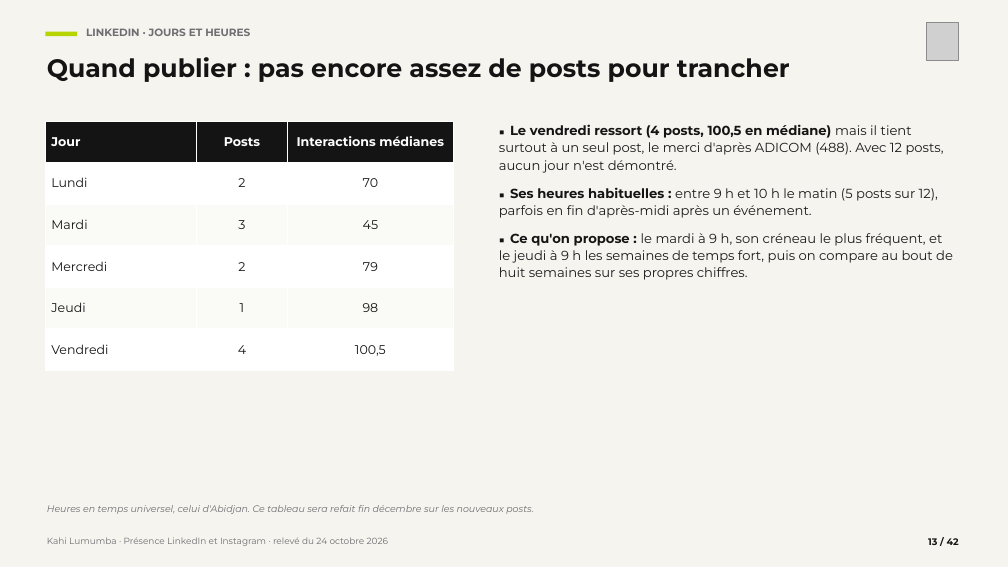
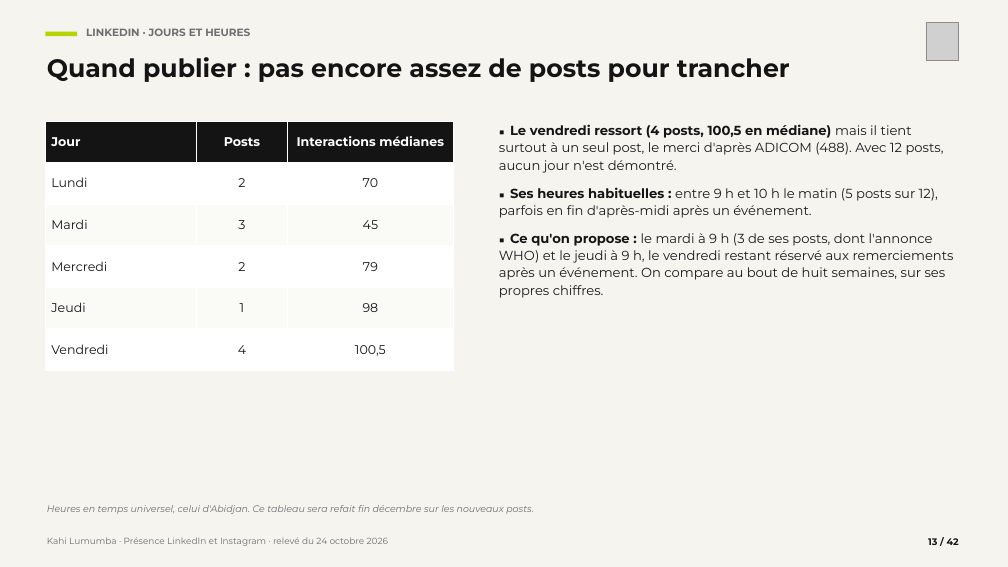
Before and after one commit to leslita06/fatima-unifood-fictif, a slide deck: slide 13 of kahi/2026-10-24_kahi-lumumba-linkedin-instagram-analyse-veille-strategie.pptx. Drawn at 1008x567 pixels with LibreOffice and Linux fonts; fonts in the diff are those of the drawing; grey boxes stand for pictures. Boxes give left, top, right and bottom in pixels: in the first picture for what was removed or moved away, otherwise in the second. Text is boxed around its words. In the diff, an @@ line names an element or a change of style, - is before the commit and + after.

```diff
--- a/kahi/2026-10-24_kahi-lumumba-linkedin-instagram-analyse-veille-strategie.pptx
+++ b/kahi/2026-10-24_kahi-lumumba-linkedin-instagram-analyse-veille-strategie.pptx
@@ text at (x1=499, y1=233, x2=954, y2=298): text changed @@
-■ Ce qu'on propose : le mardi à 9 h, son créneau le plus fréquent, et le jeudi à 9 h les semaines de temps fort, puis on compare au bout de huit semaines sur ses propres chiffres.
+■ Ce qu'on propose : le mardi à 9 h (3 de ses posts, dont l'annonce WHO) et le jeudi à 9 h, le vendredi restant réservé aux remerciements après un événement. On compare au bout de huit semaines, sur ses propres chiffres.
```
Also in this commit, not shown: 14 other slides changed.
